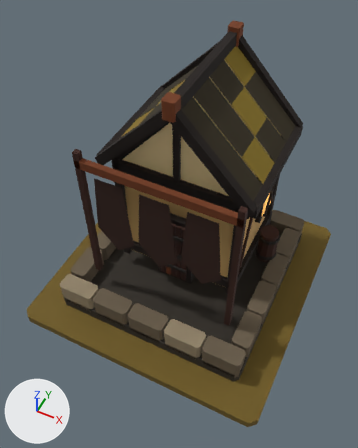
The glTF model art/tannery_t1/tannery_t1.glb, before and after one commit.
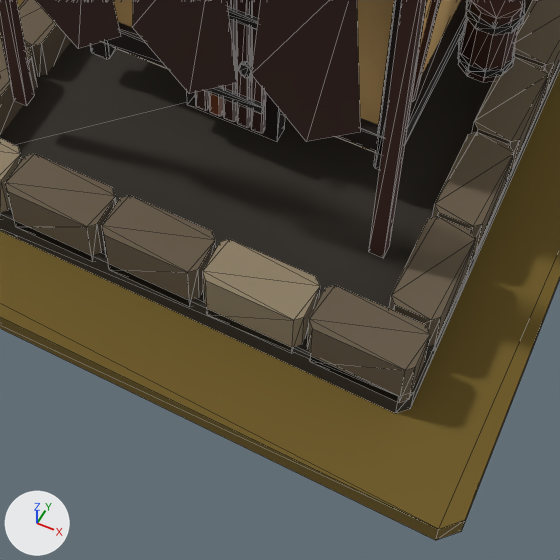
Each version appears first whole from a camera (50 mm lens) standing at (0.703, -1.523, 2.308) and looking at (0.0, -0.117, 0.55), and next in a close-up on the part from 25% to 82% of the width and 52% to 97% of the height. The axes (+X, +Y, +Z) are drawn at lower left. The lights are the same throughout. The first two pictures are the older version. The close-ups show mesh edges as thin lines.

The first close-up shows 'MMR | tannery | T01 Architecture.001', 'MMR | tannery | Tier 01 Ground.001'.
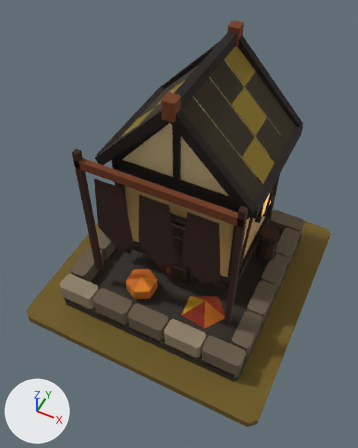
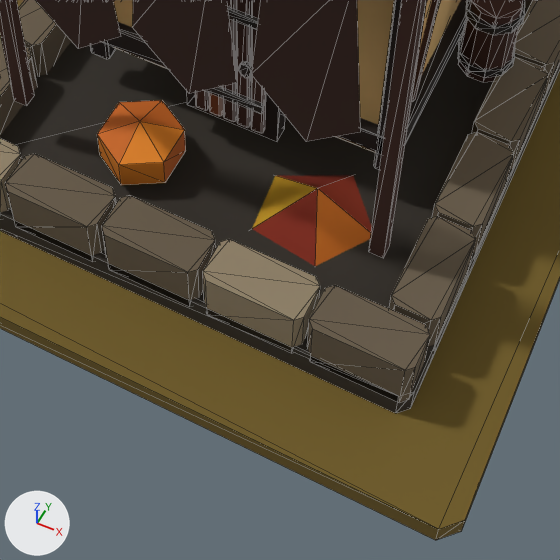
The change, as a list of edits to the scene's bpy script:
```text
Add me_mmr___tannery___t01_autumn_dressing_001:
    me_mmr___tannery___t01_autumn_dressing_001.from_pydata(...)  # 19 vertices, 23 faces; spans x -0.203..0.331, y -0.361..-0.125, z 0.063..0.197
    me_mmr___tannery___t01_autumn_dressing_001.materials.append(mat_mmr___shared_palette_atlas)  # picture img_mmr_shared_color_palette_64
Add ob_mmr___tannery___t01_autumn_dressing_001:
    ob_mmr___tannery___t01_autumn_dressing_001 = bpy.data.objects.new('MMR | tannery | T01 Autumn Dressing.001', me_mmr___tannery___t01_autumn_dressing_001)
    ob_mmr___tannery___t01_autumn_dressing_001.location = (0.0, 0.0, 0.05)
```

Boxes (x1, y1, x2, y2) around the edits, measured in the close-ups (560 x 560 px):
'MMR | tannery | T01 Autumn Dressing.001', added (brown)
    after: (97, 100, 372, 266)
